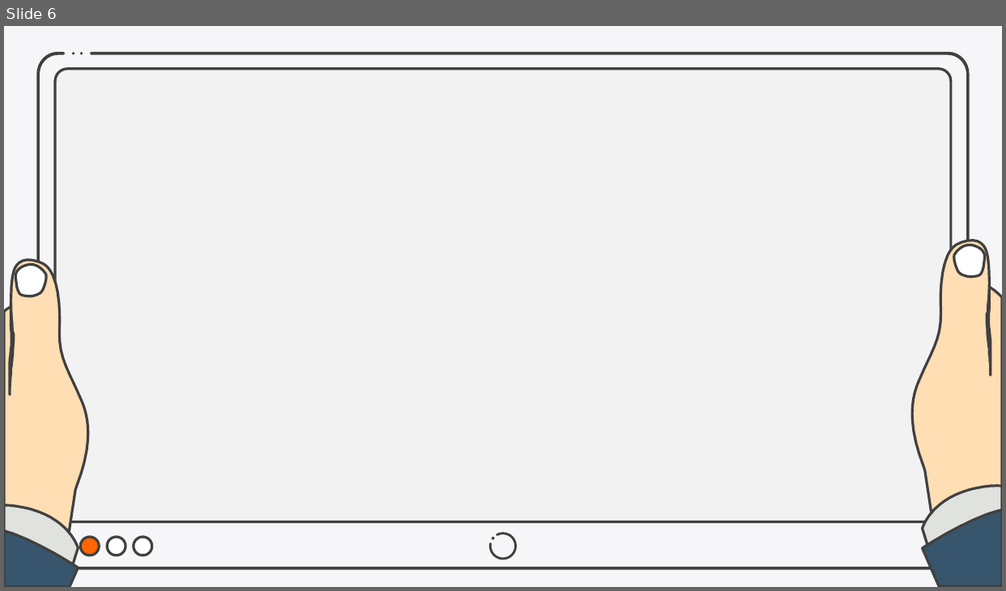
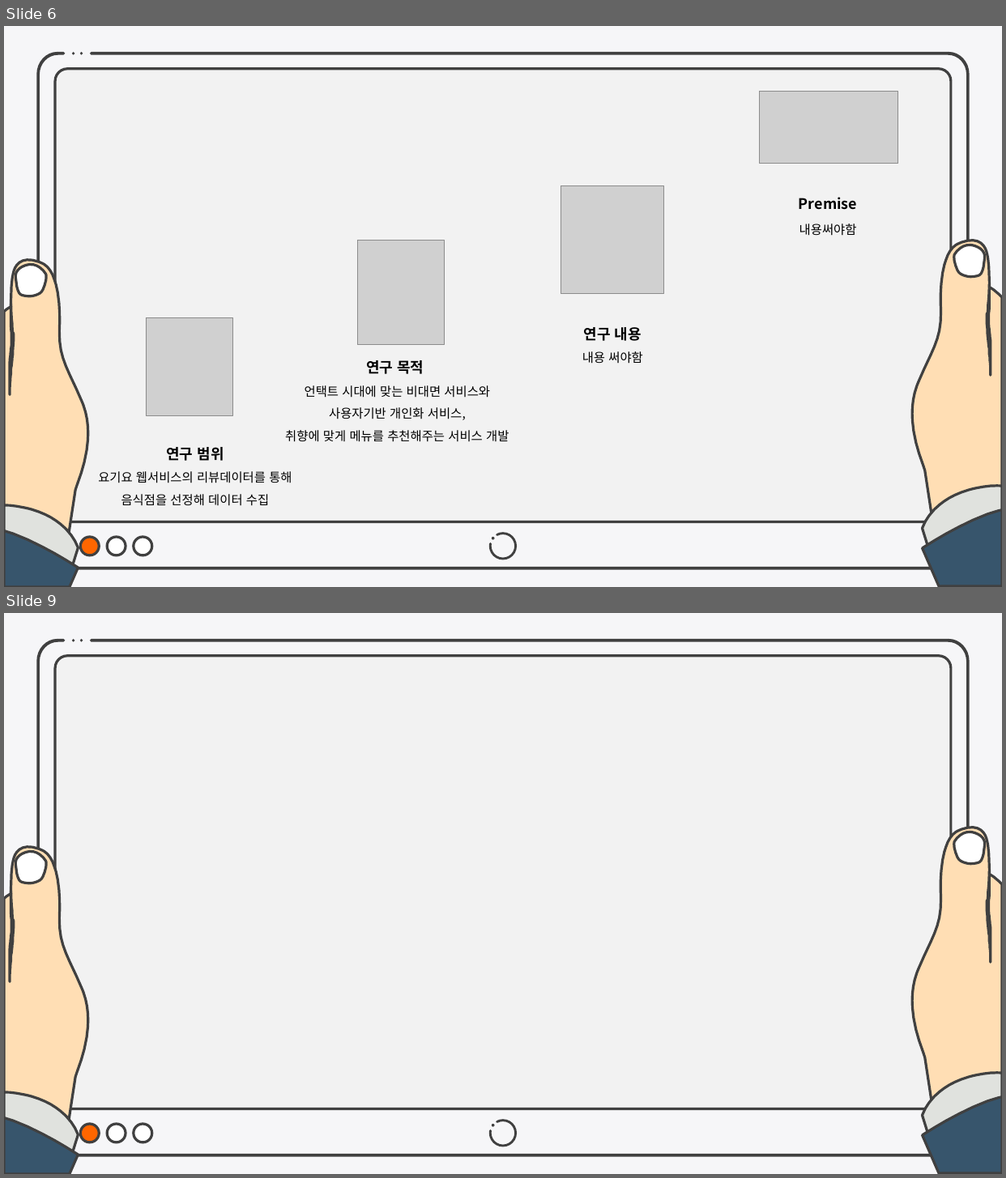
Before and after one commit to lee-dk/Final_Project, a slide deck: ppt/[융복합프로젝트]10조_또왓슈.pptx. Shown one above the other, each under a label of ours: slide 6 before the commit, slides 6 and 9 after it; the slides between them are not shown. The pictures are 1006x591 and 1006x1178 pixels, drawn with LibreOffice and Linux fonts; fonts in the diff are those of the drawing; grey boxes stand for pictures. Boxes give left, top, right and bottom in pixels: in the first picture for what was removed or moved away, otherwise in the second. Text is boxed around its words. In the diff, an @@ line names an element or a change of style, - is before the commit and + after.

```diff
--- a/ppt/[융복합프로젝트]10조_또왓슈.pptx
+++ b/ppt/[융복합프로젝트]10조_또왓슈.pptx
@@ slide 6 added at (4, 26, 1002, 587), background #F6F6F8 @@
@@ picture added at (760, 91, 898, 164) @@
@@ picture added at (562, 186, 664, 294) @@
@@ text added at (799, 197, 857, 236), 14 pt, text #000000, bold @@
+Premise
+내용써야함
@@ picture added at (357, 240, 444, 345) @@
@@ picture added at (147, 318, 233, 416) @@
@@ text added at (582, 327, 642, 364), 12 pt, text #000000 @@
+연구 내용
+내용 써야함
@@ text added at (285, 361, 509, 442), 12 pt, text #000000 @@
+연구 목적
+언택트 시대에 맞는 비대면 서비스와
+사용자기반 개인화 서비스,
+취향에 맞게 메뉴를 추천해주는 서비스 개발
@@ text added at (98, 447, 292, 506), 12 pt, text #000000 @@
+연구 범위
+요기요 웹서비스의 리뷰데이터를 통해
+음식점을 선정해 데이터 수집
@@ group added at (4, 52, 1002, 587): 11 freeform shapes, 4 ellipses, 1 round same rect, 1 arc (boxed as its full ellipse) @@
@@ what was slide 6 is now slide 9 @@
```
Also in this commit, not shown: 3 slides changed, 12 other slides added.
